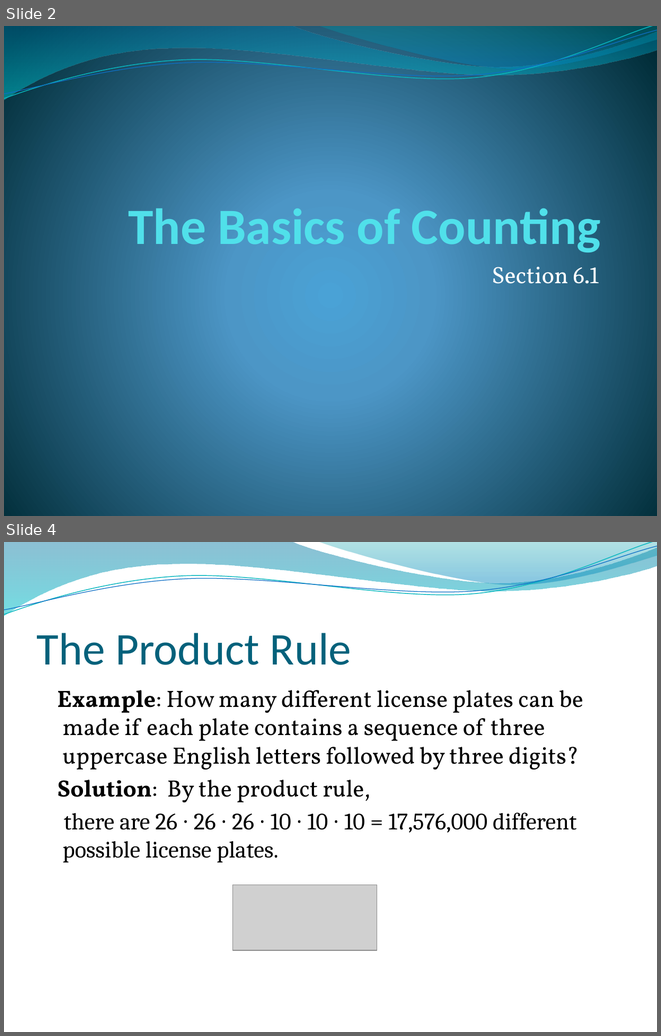
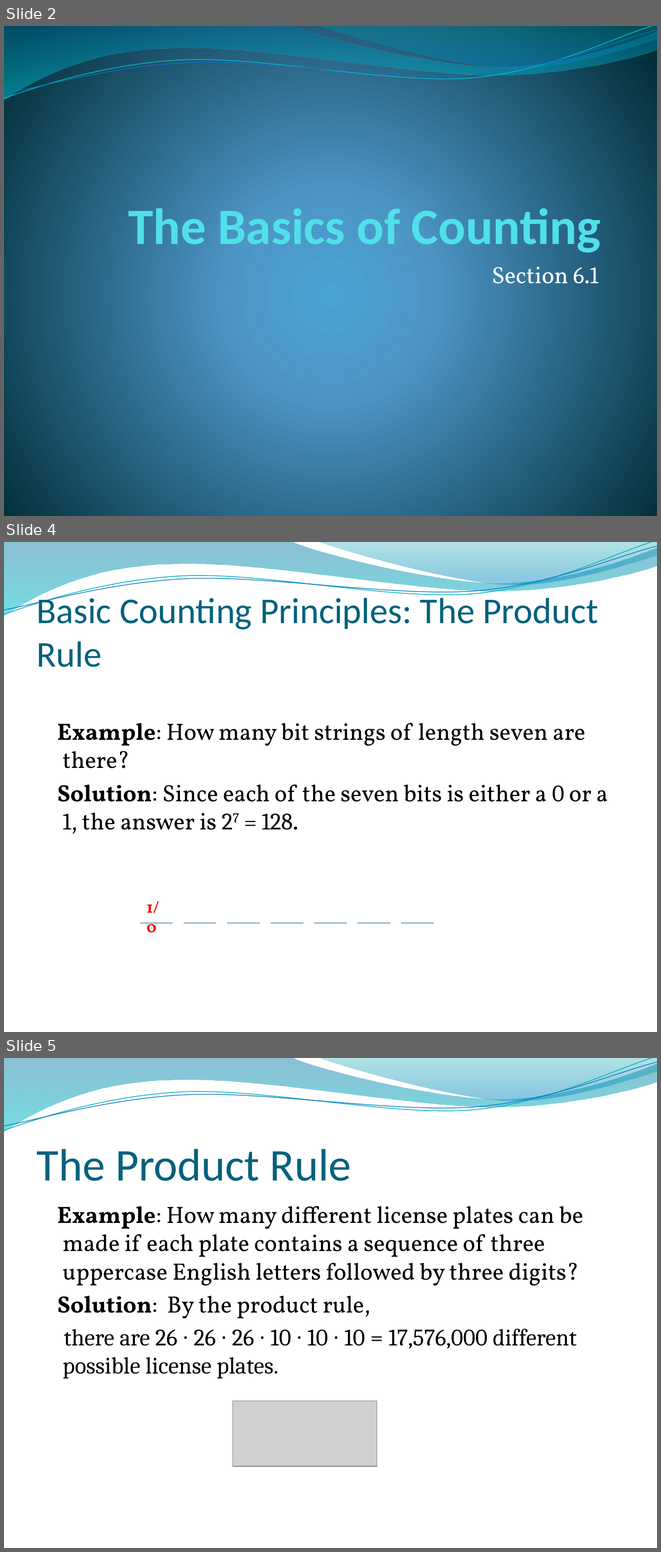
Before and after one commit to lin-chen-GA/lin-chen-GA.github.io, a slide deck: cs2620/slides/cs2620_notes6.pptx. Shown one above the other, each under a label of ours: slides 2 and 4 before the commit, slides 2, 4 and 5 after it; the slides between them are not shown. The pictures are 661x1036 and 661x1552 pixels, drawn with LibreOffice and Linux fonts; fonts in the diff are those of the drawing; grey boxes stand for pictures; background and template pictures are left out. Boxes give left, top, right and bottom in pixels: in the first picture for what was removed or moved away, otherwise in the second. Text is boxed around its words. In the diff, an @@ line names an element or a change of style, - is before the commit and + after.

```diff
--- a/cs2620/slides/cs2620_notes6.pptx
+++ b/cs2620/slides/cs2620_notes6.pptx
@@ slide 4 added at [4, 542, 657, 1032], background picture (left out); not listed: 4 template elements that a slide beside it also shows @@
@@ title added at [37, 593, 599, 667], 40 pt, text #04617B @@
+Basic Counting Principles: The Product Rule
@@ text added at [57, 723, 608, 834], 26 pt, text #000000 @@
+Example: How many bit strings of length seven are there?
+Solution: Since each of the seven bits is either a 0 or a 1, the answer is 27 = 128.
@@ text added at [147, 901, 159, 933], 18 pt, text #FF0000, bold @@
+1/0
@@ line added from (140, 923) to (173, 923), #095295 0.75 pt @@
@@ line added from (184, 923) to (216, 923), #095295 0.75 pt @@
@@ line added from (227, 923) to (260, 923), #095295 0.75 pt @@
@@ line added from (271, 923) to (303, 923), #095295 0.75 pt @@
@@ line added from (314, 923) to (347, 923), #095295 0.75 pt @@
@@ line added from (358, 923) to (390, 923), #095295 0.75 pt @@
@@ line added from (401, 923) to (434, 923), #095295 0.75 pt @@
@@ what was slide 4 is now slide 5 @@
```
Also in this commit, not shown: 3 slides changed.
